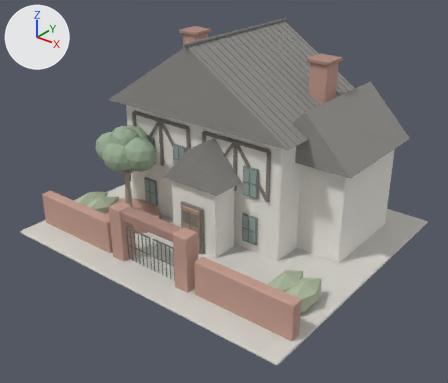
The glTF model public/models/requested-pois/hudec-memorial.glb, before and after one commit.
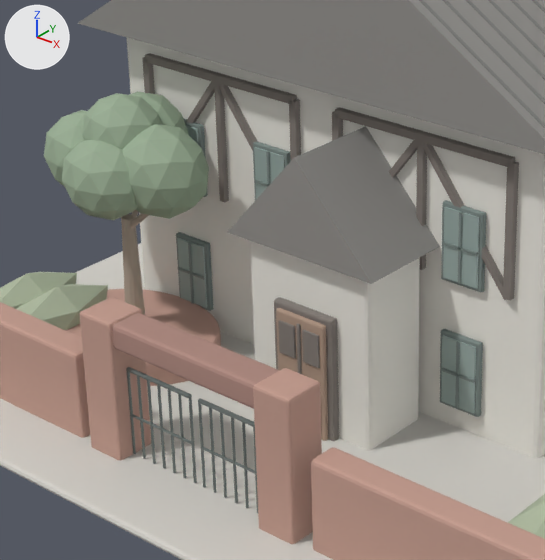
There are two pictures of each version: one whole from a 50 mm lens placed at (19.3, -25.2, 17.4), pointed at (0.6, -1.8, 2.9), one close up on the part from 18% to 63% of the width and 24% to 78% of the height. Lighting does not change. The marker at upper left points along +X, +Y and +Z. The first two pictures are the older version. Vertices at exactly the same position are counted once.

The first close-up shows 'hudec-memorial'.
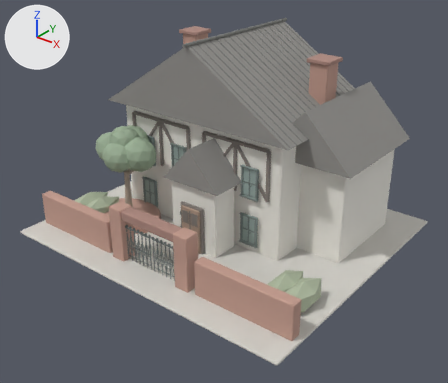
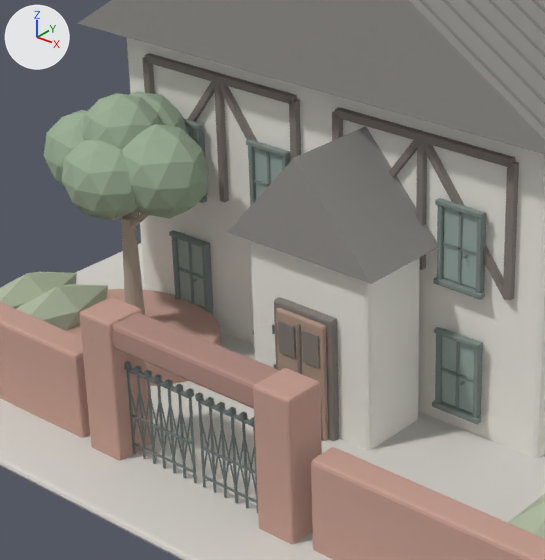
Where the newer file only moved an object's origin or applied its transform, the numbers keep the older frame.

The change, as a diff of the scene's bpy script:
```diff
--- a/public/models/requested-pois/hudec-memorial.glb.py
+++ b/public/models/requested-pois/hudec-memorial.glb.py
@@ me_cube @@
 # used by ob_hudec_memorial; location = (0.0, -0.8, 0.08)
-me_cube.from_pydata(...)  # 3964 vertices, 7372 faces; spans x -8.8..8.8, y -7.8..7.8, z -0.1..10.7
+me_cube.from_pydata(...)  # 8664 vertices, 16408 faces; spans x -8.8..8.8, y -7.8..7.8, z -0.1..10.7
+# me_cube part 1: the loose piece of 56 vertices spanning x -5.1..-4.1, y -1.4..-1.3, z 0.6..2.2 is copied, and the copy is scaled about its middle by (1.16, 1.18, 0.0489), then moved by (0.0, -0.1, 0.8); it spans x -5.1..-4.1, y -1.6..-1.4, z 2.1..2.2
+# me_cube part 2: the loose piece of 56 vertices spanning x 2.1..3.1, y -1.4..-1.3, z 0.6..2.2 is copied, and the copy is scaled about its middle by (1.2, 1.31, 0.0579), then moved by (0.0, -0.1, -0.8); it spans x 2.0..3.2, y -1.6..-1.4, z 0.5..0.6
+# me_cube part 3: the loose piece of 56 vertices spanning x 2.1..3.1, y -1.4..-1.3, z 0.6..2.2 is copied, and the copy is scaled about its middle by (1.16, 1.18, 0.0489), then moved by (0.0, -0.1, 0.8); it spans x 2.1..3.1, y -1.6..-1.4, z 2.1..2.2
+# me_cube part 4: the loose piece of 56 vertices spanning x -5.1..-4.1, y -1.4..-1.3, z 3.3..4.9 is copied, and the copy is scaled about its middle by (1.16, 1.18, 0.0489), then moved by (0.0, -0.1, 0.8); it spans x -5.1..-4.1, y -1.6..-1.4, z 4.8..4.9
+# me_cube part 5: the loose piece of 56 vertices spanning x -2.7..-1.7, y -1.4..-1.3, z 3.3..4.9 is copied, and the copy is scaled about its middle by (1.16, 1.18, 0.0489), then moved by (0.0, -0.1, 0.8); it spans x -2.7..-1.7, y -1.6..-1.4, z 4.8..4.9
+# me_cube part 6: the loose piece of 56 vertices spanning x 2.1..3.1, y -1.4..-1.3, z 3.3..4.9 is copied, and the copy is scaled about its middle by (1.2, 1.31, 0.0579), then moved by (0.0, -0.1, -0.8); it spans x 2.0..3.2, y -1.6..-1.4, z 3.2..3.3
+# me_cube part 7: the loose piece of 56 vertices spanning x 2.1..3.1, y -1.4..-1.3, z 3.3..4.9 is copied, and the copy is scaled about its middle by (1.16, 1.18, 0.0489), then moved by (0.0, -0.1, 0.8); it spans x 2.1..3.1, y -1.6..-1.4, z 4.8..4.9
+# me_cube part 8: a new loose piece, a box spanning x -2.59..-1.81, y -1.463..-1.409, z 3.345..4.795, in mat_邬达克玻璃 (grey #9aada8)
+# me_cube part 9: a new loose piece, a box spanning x 2.21..2.99, y -1.463..-1.409, z 3.345..4.795, in mat_邬达克玻璃 (grey #9aada8)
+# me_cube part 10: a new loose piece, a 10-sided cylinder along x spanning x -1.75..-0.12, y -6.005..-5.955, z 0.296..0.348, in mat_邬达克铁艺 (grey #767f7d)
+# me_cube part 11: a new loose piece, an icosphere of 20 faces spanning x -1.83..-1.67, y -6.05..-5.91, z 1.91..2.12, in mat_邬达克铁艺 (grey #767f7d)
+# me_cube part 12: 12 vertices moved within x -5.2..3.0, y -1.5..-1.4, z 0.5..4.8; 4 vertices removed from x -0.5..0.9, y -3.2, z 0.0..2.7; 2752 vertices added at x -5.2..3.1, y -3.5..-1.4, z 0.0..4.8
+# me_cube part 13: 656 vertices added at x -1.8..1.8, y -6.1..-5.9, z 0.3..2.1
+# other edits to the shape of me_cube do not show in these pictures
 me_cube.materials.append(mat_邬达克庭院石)
```

Location of each change, [x1, y1, x2, y2] in pixels of the close-ups (545 x 560 px):
part 1 of me_cube, added
    after: [169, 230, 209, 249]
part 2 of me_cube, added
    after: [432, 400, 482, 424]
part 3 of me_cube, added
    after: [434, 327, 483, 349]
part 4 of me_cube, added
    after: [183, 118, 203, 130]
part 5 of me_cube, added
    after: [246, 139, 289, 157]
part 6 of me_cube, added
    after: [433, 277, 485, 300]
part 7 of me_cube, added
    after: [435, 198, 486, 219]
part 8 of me_cube, added
    after: [254, 148, 282, 199]
part 9 of me_cube, added
    after: [443, 207, 477, 288]
part 10 of me_cube, added
    after: [133, 443, 193, 473]
part 11 of me_cube, added
    after: [124, 361, 132, 370]
part 12 of me_cube, built on
    before: [162, 125, 479, 441]
    after: [109, 129, 484, 441]
part 13 of me_cube, added
    after: [130, 365, 258, 504]
